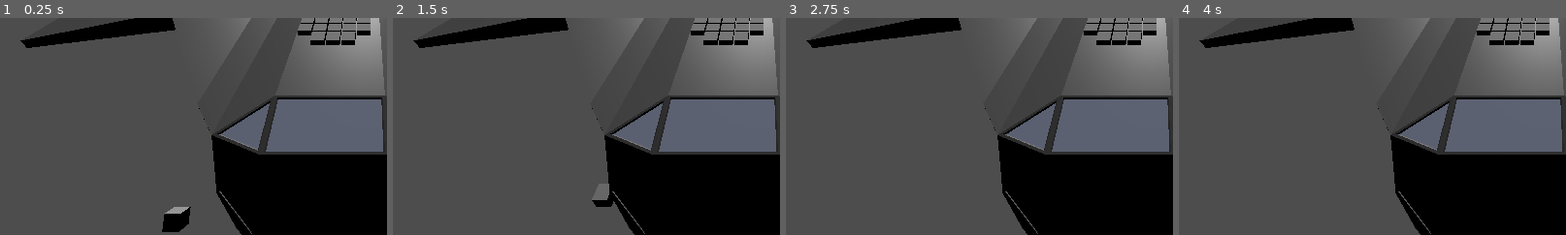
Above: before the commit, frames 1-4 (left to right).
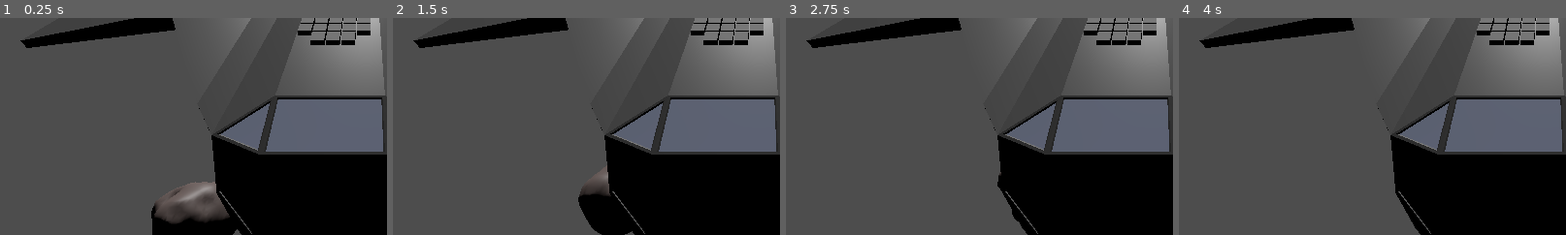
Above: after the commit, the same moments.

Repository: Xwilarg/LudumDare54
Game: Godot game, scene res://Scenes/Main.tscn
The game is run twice, just before and just after one commit, with the same random seed, the same clock (stepped at 60 frames per second) and the same inputs.
Inputs (mouse positions are % of the whole screen's width and height, from its top left):
- Up to frame 1 (0.25 s): no input
- Up to frame 2 (1.5 s): click "Test" at 0.5 s; click "Test" at 1.25 s
- Up to frame 3 (2.75 s): click "Test" at 2 s
- Up to frame 4 (4 s): tap Enter at 2.75 s; move the mouse to (72, 45) at 2.77 s; click (72, 45) at 2.92 s; tap Space at 3.5 s; move the mouse to (30, 55) at 3.52 s; click (30, 55) at 3.67 s
The pictures show only the part of the screen within x 3-53%, y 50-100%; the shares and areas given below are measured in that part.

The runs differ from the first frame. In frame 1, 2.7% of the frame differs, in the area x 39-62%, y 75-100%; in frame 2, 2.0%; in frame 3, less than 0.1%; in frame 4, nothing differs.

Commit message:
Add model to asteroids

Diff:
--- a/Scenes/Asteroid.tscn
+++ b/Scenes/Asteroid.tscn
@@ -17,5 +17,3 @@
 [node name="MeshInstance3D" type="MeshInstance3D" parent="RigidBody3D/CollisionShape3D"]
 mesh = SubResource("BoxMesh_4i1wr")
 skeleton = NodePath("../../..")
-
-[connection signal="body_entered" from="RigidBody3D" to="." method="_on_rigid_body_3d_body_entered"]
--- /dev/null
+++ b/Scenes/AsteroidModel/Asteroid_game1.tscn
@@ -0,0 +1,8 @@
+[gd_scene load_steps=3 format=3 uid="uid://crf586nrf2q3i"]
+
+[ext_resource type="PackedScene" uid="uid://dv47ub7wey2jk" path="res://Scenes/Asteroid.tscn" id="1_yclce"]
+[ext_resource type="PackedScene" uid="uid://gneiifi7va21" path="res://Scenes/AsteroidModel/Asteroid_model1.tscn" id="2_b3sih"]
+
+[node name="Asteroid" instance=ExtResource("1_yclce")]
+
+[node name="Asteroid_model" parent="RigidBody3D/CollisionShape3D" index="1" instance=ExtResource("2_b3sih")]
--- /dev/null
+++ b/Scenes/AsteroidModel/Asteroid_game2.tscn
@@ -0,0 +1,8 @@
+[gd_scene load_steps=3 format=3 uid="uid://fq0hr8jhvtx5"]
+
+[ext_resource type="PackedScene" uid="uid://dv47ub7wey2jk" path="res://Scenes/Asteroid.tscn" id="1_cyt7o"]
+[ext_resource type="PackedScene" uid="uid://dublspmn7428u" path="res://Scenes/AsteroidModel/Asteroid_model2.tscn" id="2_nhhgg"]
+
+[node name="Asteroid" instance=ExtResource("1_cyt7o")]
+
+[node name="Asteroid_model" parent="RigidBody3D/CollisionShape3D" index="1" instance=ExtResource("2_nhhgg")]
--- /dev/null
+++ b/Scenes/AsteroidModel/Asteroid_model1.tscn
@@ -0,0 +1,8 @@
+[gd_scene load_steps=2 format=3 uid="uid://gneiifi7va21"]
+
+[ext_resource type="PackedScene" uid="uid://c43dkw32vf6jb" path="res://Models/asteroid.glb" id="1_6iiu1"]
+
+[node name="Asteroid_model1" type="Node3D"]
+
+[node name="asteroid" parent="." instance=ExtResource("1_6iiu1")]
+transform = Transform3D(1, 0, 0, 0, 1, 0, 0, 0, 1, 0, -2.23837, 0)
--- /dev/null
+++ b/Scenes/AsteroidModel/Asteroid_model2.tscn
@@ -0,0 +1,8 @@
+[gd_scene load_steps=2 format=3 uid="uid://dublspmn7428u"]
+
+[ext_resource type="PackedScene" uid="uid://bvfcxed7nrvnk" path="res://Models/asteroid2.glb" id="1_trq4a"]
+
+[node name="Asteroid_model2" type="Node3D"]
+
+[node name="asteroid2" parent="." instance=ExtResource("1_trq4a")]
+transform = Transform3D(1, 0, 0, 0, 1, 0, 0, 0, 1, 0, -1.35221, 0)
--- a/Scripts/Asteroid.gd
+++ b/Scripts/Asteroid.gd
@@ -7,7 +7,7 @@
 
 func _process(delta):
 	$RigidBody3D.linear_velocity = (target.global_position - global_position).normalized() * move_speed * delta
-	$RigidBody3D/CollisionShape3D/MeshInstance3D.rotate_x(rotation_speed * delta)
+	$RigidBody3D/CollisionShape3D/Asteroid_model.rotate_x(rotation_speed * delta)
 
 func explode():
 	print("boom")
--- a/Scripts/AsteroidManager.gd
+++ b/Scripts/AsteroidManager.gd
@@ -1,29 +1,30 @@
 extends Node
 
-const _prefab_Asteroid = preload("res://Scenes/Asteroid.tscn")
+const _prefab_Asteroids = [preload("res://Scenes/AsteroidModel/Asteroid_game1.tscn"), preload("res://Scenes/AsteroidModel/Asteroid_game2.tscn")]
 const _default_start = Vector3(-10, 0, 10)
 
 @export var spaceship: Node3D
 
 func _ready():
-	var asteroid = _prefab_Asteroid.instantiate()
-	asteroid.global_position = spaceship.global_position + _default_start
-	asteroid.set_target(spaceship)
+	new_asteroid()
 
-	add_child(asteroid)
 	$SpawnTimer.start()
 
 
 func _on_spawn_timer_timeout():
-	$SpawnTimer.wait_time = get_node("/root/GameManager").rng.randi_range(2, 5)
+	$SpawnTimer.wait_time = GameManager.rng.randi_range(2, 5)
 	new_asteroid()
 
 func new_asteroid():
-	var rng = get_node("/root/GameManager").rng
-	var asteroid = _prefab_Asteroid.instantiate()
-	var start_position = Vector3(rng.randf_range(-1, 1), rng.randf_range(-1, 1), rng.randf_range(-1, 1))
+	var index_prefab = GameManager.rng.randi_range(0, 1)
+
+	var asteroid = _prefab_Asteroids[index_prefab]
+	asteroid = asteroid.instantiate()
+	add_child(asteroid)
+
+	var rand_position = func(): return GameManager.rng.randf_range(-1, 1)
+	var start_position = Vector3(rand_position.call(), rand_position.call(), rand_position.call())
 	start_position += _default_start
 
 	asteroid.position = spaceship.position + start_position
 	asteroid.set_target(spaceship)
-	add_child(asteroid)
Not shown: 1 places in Scenes/Main.tscn that only renumber resources
